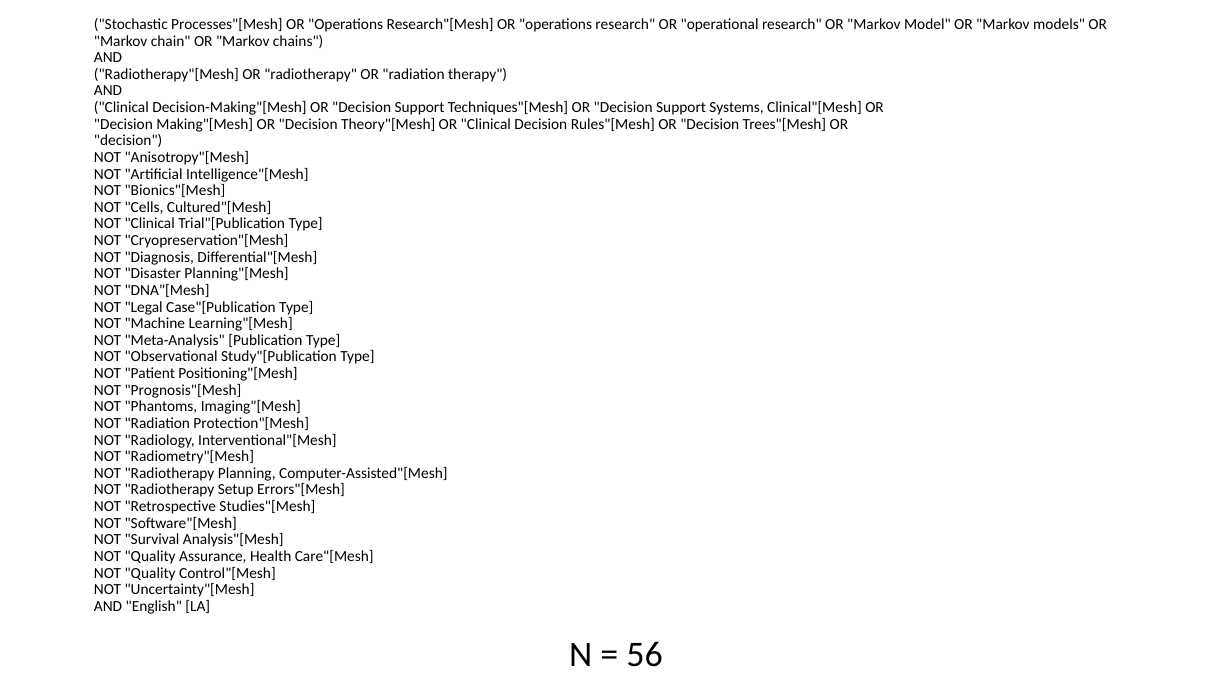
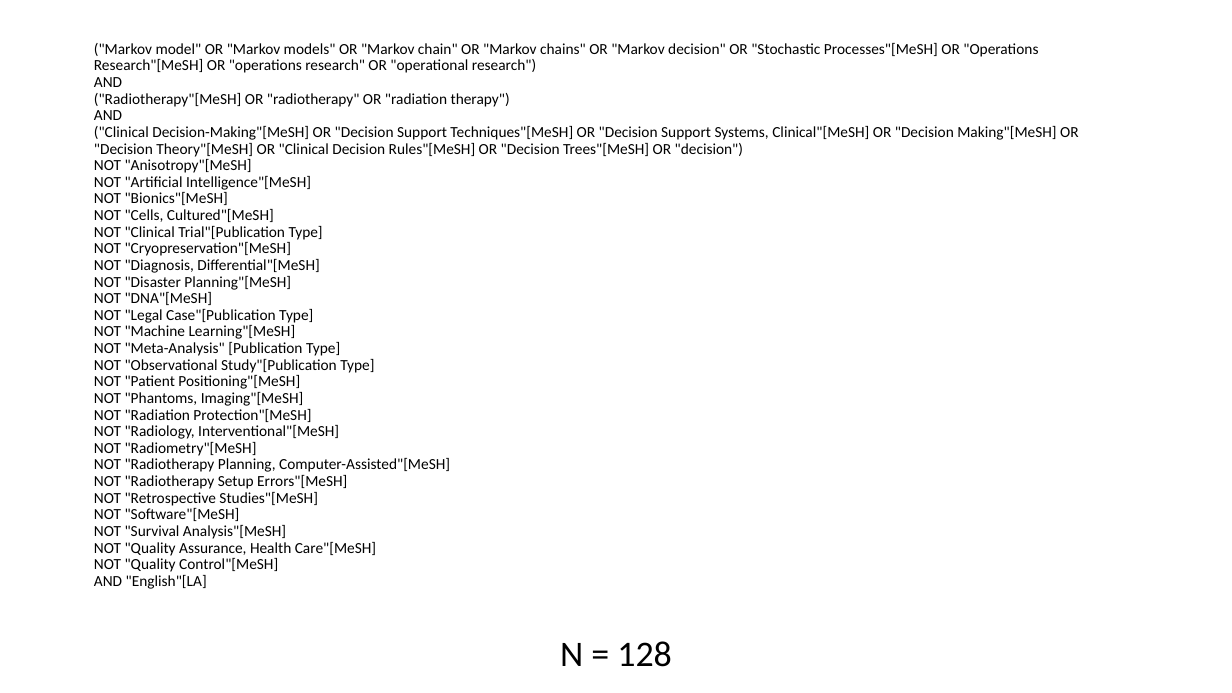
Before and after one commit to Lucas-Mc/citation-tracker, a slide deck: slide 4 of Figures.pptx (slide 9 before the commit). Drawn at 1232x693 pixels with LibreOffice and Linux fonts; fonts in the diff are those of the drawing. Boxes give left, top, right and bottom in pixels: in the first picture for what was removed or moved away, otherwise in the second. Text is boxed around its words. In the diff, an @@ line names an element or a change of style, - is before the commit and + after.

```diff
--- a/Figures.pptx
+++ b/Figures.pptx
@@ title at box(94, 43, 1079, 589): text changed @@
-("Stochastic Processes"[Mesh] OR "Operations Research"[Mesh] OR "operations research" OR "operational research" OR "Markov Model" OR "Markov models" OR "Markov chain" OR "Markov chains")
-AND
-("Radiotherapy"[Mesh] OR "radiotherapy" OR "radiation therapy")
-AND
-("Clinical Decision-Making"[Mesh] OR "Decision Support Techniques"[Mesh] OR "Decision Support Systems, Clinical"[Mesh] OR
-"Decision Making"[Mesh] OR "Decision Theory"[Mesh] OR "Clinical Decision Rules"[Mesh] OR "Decision Trees"[Mesh] OR
-"decision")
-NOT "Anisotropy"[Mesh]
-NOT "Artificial Intelligence"[Mesh]
-NOT "Bionics"[Mesh]
-NOT "Cells, Cultured"[Mesh]
-NOT "Clinical Trial"[Publication Type]
-NOT "Cryopreservation"[Mesh]
-NOT "Diagnosis, Differential"[Mesh]
-NOT "Disaster Planning"[Mesh]
-NOT "DNA"[Mesh]
-NOT "Legal Case"[Publication Type]
-NOT "Machine Learning"[Mesh]
-NOT "Meta-Analysis" [Publication Type]
-NOT "Observational Study"[Publication Type]
-NOT "Patient Positioning"[Mesh]
-NOT "Prognosis"[Mesh]
-NOT "Phantoms, Imaging"[Mesh]
-NOT "Radiation Protection"[Mesh]
-NOT "Radiology, Interventional"[Mesh]
-NOT "Radiometry"[Mesh]
-NOT "Radiotherapy Planning, Computer-Assisted"[Mesh]
-NOT "Radiotherapy Setup Errors"[Mesh]
-NOT "Retrospective Studies"[Mesh]
-NOT "Software"[Mesh]
-NOT "Survival Analysis"[Mesh]
-NOT "Quality Assurance, Health Care"[Mesh]
-NOT "Quality Control"[Mesh]
-NOT "Uncertainty"[Mesh]
-AND "English" [LA]
+("Markov model" OR "Markov models" OR "Markov chain" OR "Markov chains" OR "Markov decision" OR "Stochastic Processes"[MeSH] OR "Operations Research"[MeSH] OR "operations research" OR "operational research")
+AND
+("Radiotherapy"[MeSH] OR "radiotherapy" OR "radiation therapy")
+AND
+("Clinical Decision-Making"[MeSH] OR "Decision Support Techniques"[MeSH] OR "Decision Support Systems, Clinical"[MeSH] OR "Decision Making"[MeSH] OR "Decision Theory"[MeSH] OR "Clinical Decision Rules"[MeSH] OR "Decision Trees"[MeSH] OR "decision")
+NOT "Anisotropy"[MeSH]
+NOT "Artificial Intelligence"[MeSH]
+NOT "Bionics"[MeSH]
+NOT "Cells, Cultured"[MeSH]
+NOT "Clinical Trial"[Publication Type]
+NOT "Cryopreservation"[MeSH]
+NOT "Diagnosis, Differential"[MeSH]
+NOT "Disaster Planning"[MeSH]
+NOT "DNA"[MeSH]
+NOT "Legal Case"[Publication Type]
+NOT "Machine Learning"[MeSH]
+NOT "Meta-Analysis" [Publication Type]
+NOT "Observational Study"[Publication Type]
+NOT "Patient Positioning"[MeSH]
+NOT "Phantoms, Imaging"[MeSH]
+NOT "Radiation Protection"[MeSH]
+NOT "Radiology, Interventional"[MeSH]
+NOT "Radiometry"[MeSH]
+NOT "Radiotherapy Planning, Computer-Assisted"[MeSH]
+NOT "Radiotherapy Setup Errors"[MeSH]
+NOT "Retrospective Studies"[MeSH]
+NOT "Software"[MeSH]
+NOT "Survival Analysis"[MeSH]
+NOT "Quality Assurance, Health Care"[MeSH]
+NOT "Quality Control"[MeSH]
+AND "English"[LA]
@@ text at box(560, 641, 672, 667): text changed @@
-N = 56
+N = 128
```
Also in this commit, not shown: 4 other slides changed, 10 slides removed, 2 other files.
